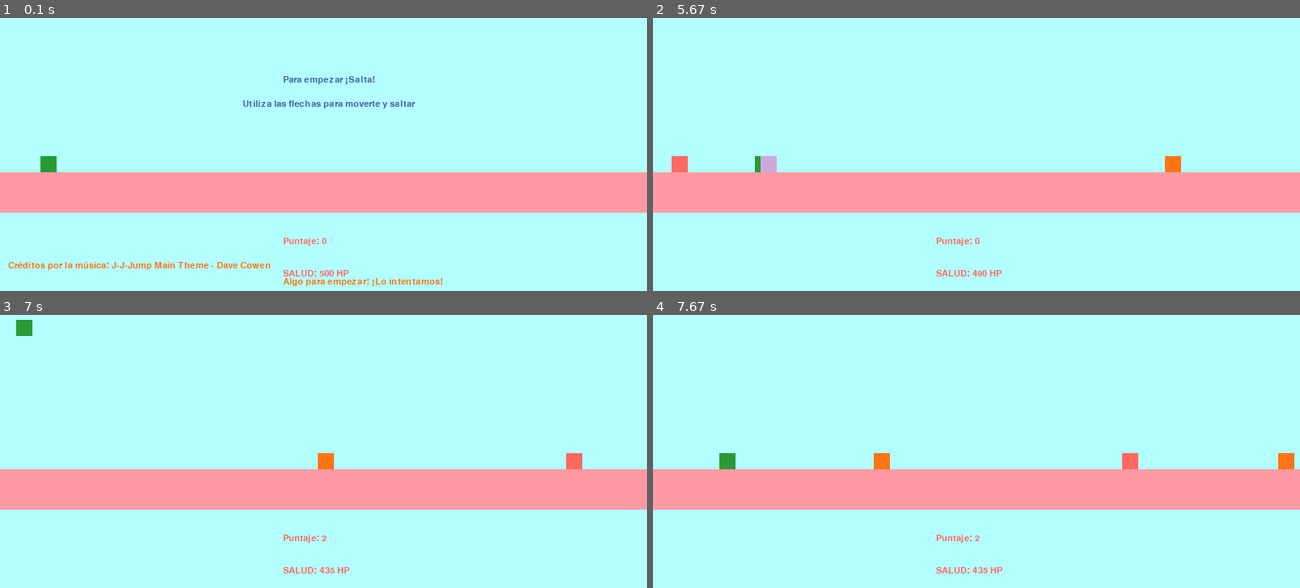
Above: before the commit, frames 1-4 (two rows, left to right).
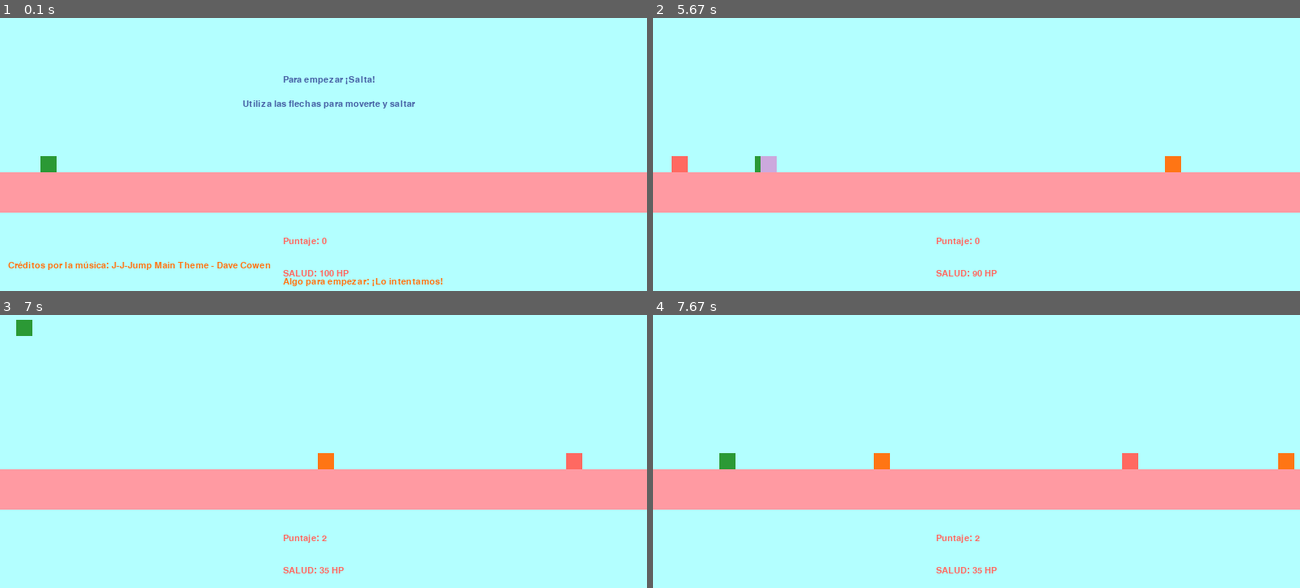
Above: after the commit, the same moments.

Repository: jhoncortesva/Proyecto-de-metodologia-tercer-semestre
Game: pygame game, started from intento gameplay (1).py
Two runs of this game, one before a commit and one after it. Both use one fixed random seed, a clock stepped at 60 frames per second and the inputs below.
Inputs:
- Up to frame 1 (0.1 s): no input
- Up to frame 2 (5.67 s): hold Right 0.33-0.8 s; hold Up 0.83-1.3 s; hold Right 1.33-1.8 s; hold Left 1.83-2.37 s; hold Left 2.4-2.8 s; hold Up 2.83-3.2 s; hold Right 3.23-3.87 s; hold Left 3.9-4.37 s; hold Right 4.4-4.87 s; hold Up 4.9-5.2 s; hold Right from 5.23 s (still down)
- Up to frame 3 (7 s): release Right at 5.7 s; hold Left 5.73-6.27 s; hold Left 6.3-6.7 s; hold Up from 6.73 s (still down)
- Up to frame 4 (7.67 s): release Up at 7.1 s; hold Right from 7.13 s (still down)

The runs differ from the first frame. In frame 1, less than 0.1% of the frame differs, in the area x 49-51%, y 92-95%; in frame 2, less than 0.1%; in frame 3, less than 0.1%, in the area x 49-54%, y 92-95%; in frame 4, less than 0.1%.

Commit message:
alteraron variables

Diff:
--- a/intento gameplay (1).py
+++ b/intento gameplay (1).py
@@ -50,7 +50,7 @@
 obstaculos= [890, 1000, 1500, 2000, 2500]
 obstaculo_velocidad = 3
 activo= False
-salud=500
+salud=100
 mixer.set_num_channels(20)
 
 
@@ -103,7 +103,7 @@
                 mixer.music.play(-1)
 
                 activo=True
-                salud=500
+                salud=100
                 jugador_x = 50
                 puntaje = 0
                 obstaculos= [890, 1000, 1500, 2000, 2500]
@@ -151,7 +151,7 @@
                 fondo = verde2
                 color_piso=rosa_pastel_oscurito
             if puntaje == 55:
-                obstaculo_velocidad = 8
+                obstaculo_velocidad = 9
                 color_piso=rosa_pastel_oscuro
                 mixer.music.load('skyarenafinal.wav')
                 mixer.music.play(-1)
@@ -164,6 +164,7 @@
             if jugador.colliderect(obstaculo0) or jugador.colliderect(obstaculo1) or jugador.colliderect(obstaculo2) or jugador.colliderect(obstaculo3) or jugador.colliderect(obstaculo4) :
 
                 salud= salud-1
+
 
 
             if salud == 0:
--- a/intento gameplay.py
+++ /dev/null
@@ -1,127 +0,0 @@
-
-from operator import truediv
-import pygame, sys, random, time
-
-pygame.init()
-
-rosa_pastel=(255, 154, 162)
-celeste_pastel=(179, 255, 255)
-blanco_pastel=(255, 255, 216)
-azul_pastel=(71, 98, 165)
-rojo_pastel=(255, 105, 97)
-morado_pastel=(204, 169, 221)
-naranja_pastel=(255, 117, 20)
-negro=(0, 0, 0)
-anchura=800
-altura=400
-
-#variables de juego
-puntaje=0
-velocidad=0
-jugador_x=50
-jugador_y=200
-enemigo_x=0
-enemigo_y=0
-y_cambio=0
-gravedad=1
-x_cambio=0
-obstaculos= [890, 1000, 1500, 2000, 2500]
-obstaculo_velocidad = 3
-#cambio_obs_velocidad = 1
-activo= False
-
-
-pantalla=pygame.display.set_mode([anchura, altura])
-pygame.display.set_caption('Cube Jumper')
-fondo= celeste_pastel
-fps=60
-font = pygame.font.SysFont('8-BIT WONDER', 16)
-temporizador=pygame.time.Clock()
-
-funcionar=True
-
-while funcionar:
-    temporizador.tick(fps)
-    pantalla.fill(fondo)
-    if not activo:
-        texto_instructivo= font.render(f'Presiona arriba para saltar y derecha e izquierda para moverte', True, blanco_pastel, azul_pastel)
-        pantalla.blit(texto_instructivo, (220, 100))
-
-
-    texto_puntaje= font.render(f'Puntaje: {puntaje}', True, blanco_pastel, azul_pastel)
-    pantalla.blit(texto_puntaje, (350, 300))
-    piso=pygame.draw.rect(pantalla, rosa_pastel, (0, 220, anchura, 50))
-    jugador=pygame.draw.rect(pantalla, blanco_pastel, [jugador_x, jugador_y, 20, 20])
-    obstaculo0 = pygame.draw.rect(pantalla, rojo_pastel, [obstaculos[0], 200, 20, 20])
-    obstaculo1 = pygame.draw.rect(pantalla, morado_pastel, [obstaculos[1], 200, 20, 20])
-    obstaculo2 = pygame.draw.rect(pantalla, naranja_pastel, [obstaculos[2], 200, 20, 20])
-    obstaculo3 = pygame.draw.rect(pantalla, naranja_pastel, [obstaculos[3], 200, 20, 20])
-    obstaculo4 = pygame.draw.rect(pantalla, naranja_pastel, [obstaculos[4], 200, 20, 20])
-
-
-
-    for event in pygame.event.get():
-        if event.type==pygame.QUIT:
-            funcionar=False
-        if event.type==pygame.KEYDOWN and not activo:
-            if event.key == pygame.K_UP:
-                activo=True
-                jugador_x = 50
-                puntaje = 0
-                obstaculos= [890, 1000, 1500, 2000, 2500]
-                obstaculo_velocidad = 3
-        if event.type == pygame.KEYDOWN and activo==True:
-            if event.key == pygame.K_UP and y_cambio ==0:
-                y_cambio= 18
-            if event.key == pygame.K_RIGHT:
-                x_cambio = 3
-            if event.key == pygame.K_LEFT:
-                x_cambio = -3
-        if event.type == pygame.KEYUP:
-            if event.key == pygame.K_RIGHT:
-                x_cambio = 0
-            if event.key == pygame.K_LEFT:
-                x_cambio = 0
-
-    for i in range(len(obstaculos)):
-        if activo:
-            obstaculos[i] -= obstaculo_velocidad
-            if obstaculos[i] < -20:
-                obstaculos[i] = random.randint(800, 1500)
-                puntaje += 1
-                if puntaje == 2:
-                    obstaculo_velocidad =  1 + obstaculo_velocidad
-
-                if puntaje == 10:
-                    obstaculo_velocidad = 2 + obstaculo_velocidad
-
-                if puntaje == 20:
-                    obstaculo_velocidad = 3 + obstaculo_velocidad
-
-            if jugador.colliderect(obstaculo0) or jugador.colliderect(obstaculo1) or jugador.colliderect(obstaculo2) or jugador.colliderect(obstaculo3) or jugador.colliderect(obstaculo4):
-                activo = False
-
-
-    if 0 <= jugador_x <= 780:
-        jugador_x += x_cambio
-    if jugador_x <0:
-        jugador_x = 0
-    if jugador_x > 780:
-        jugador_x = 780
-
-
-
-
-
-
-    if y_cambio > 0 or jugador_y < 220:
-        jugador_y -= y_cambio
-        y_cambio -= gravedad
-    if jugador_y > 200:
-        jugador_y = 200
-    if jugador_y == 200 and y_cambio < 0:
-        y_cambio = 0
-
-
-    pygame.display.flip()
-pygame.quit()
